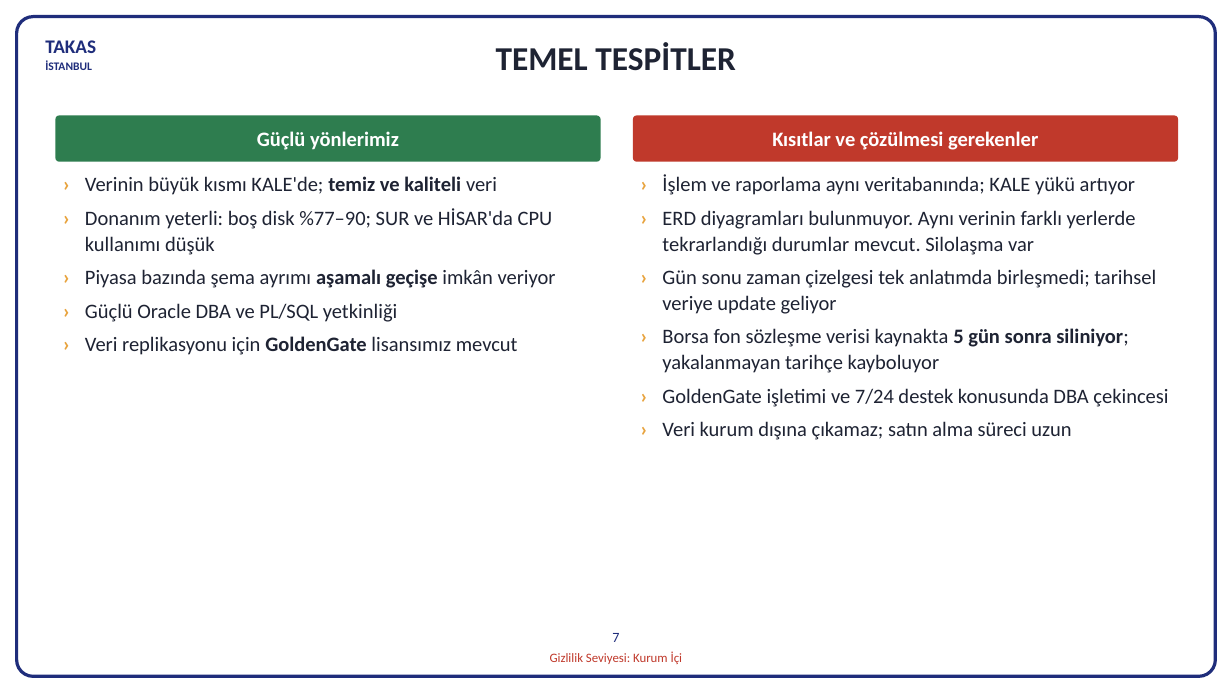
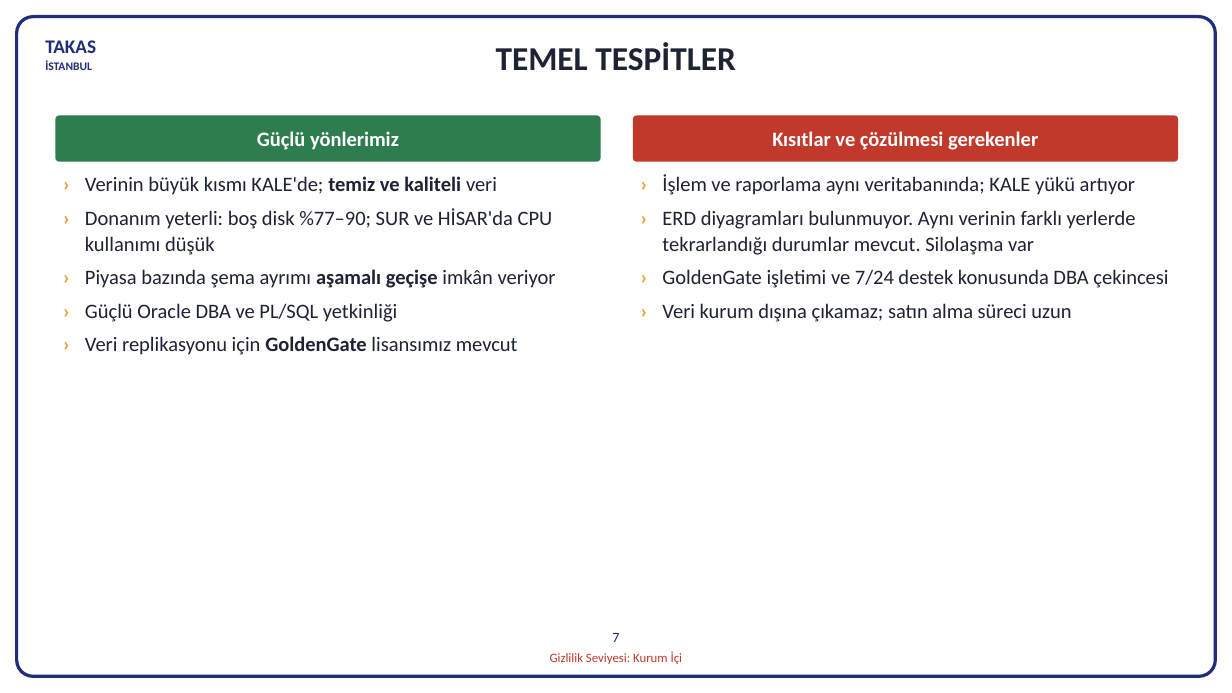
Before and after one commit to hanifidemirel0/Cursor-Projects, a slide deck: slide 7 of outputs/dwh-sunum-kasim-2026/5 - DWHSunum_Kasim2026.pptx. Drawn at 1232x693 pixels with LibreOffice and Linux fonts; fonts in the diff are those of the drawing. Boxes give left, top, right and bottom in pixels: in the first picture for what was removed or moved away, otherwise in the second. Text is boxed around its words. In the diff, an @@ line names an element or a change of style, - is before the commit and + after.

```diff
--- a/outputs/dwh-sunum-kasim-2026/5 - DWHSunum_Kasim2026.pptx
+++ b/outputs/dwh-sunum-kasim-2026/5 - DWHSunum_Kasim2026.pptx
@@ text at (x1=662, y1=269, x2=1156, y2=373): paragraphs removed @@
-› Gün sonu zaman çizelgesi tek anlatımda birleşmedi; tarihsel veriye update geliyor
-› Borsa fon sözleşme verisi kaynakta 5 gün sonra siliniyor; yakalanmayan tarihçe kayboluyor
```
Also in this commit, not shown: 2 other files.
